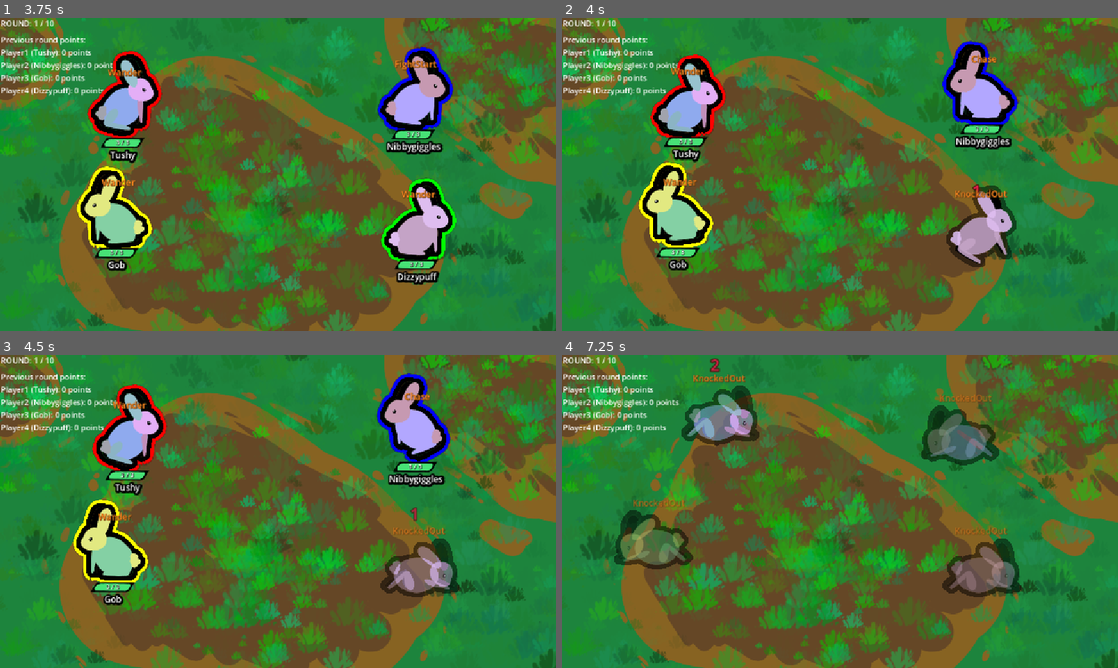
Above: before the commit, frames 1-4 (two rows, left to right).
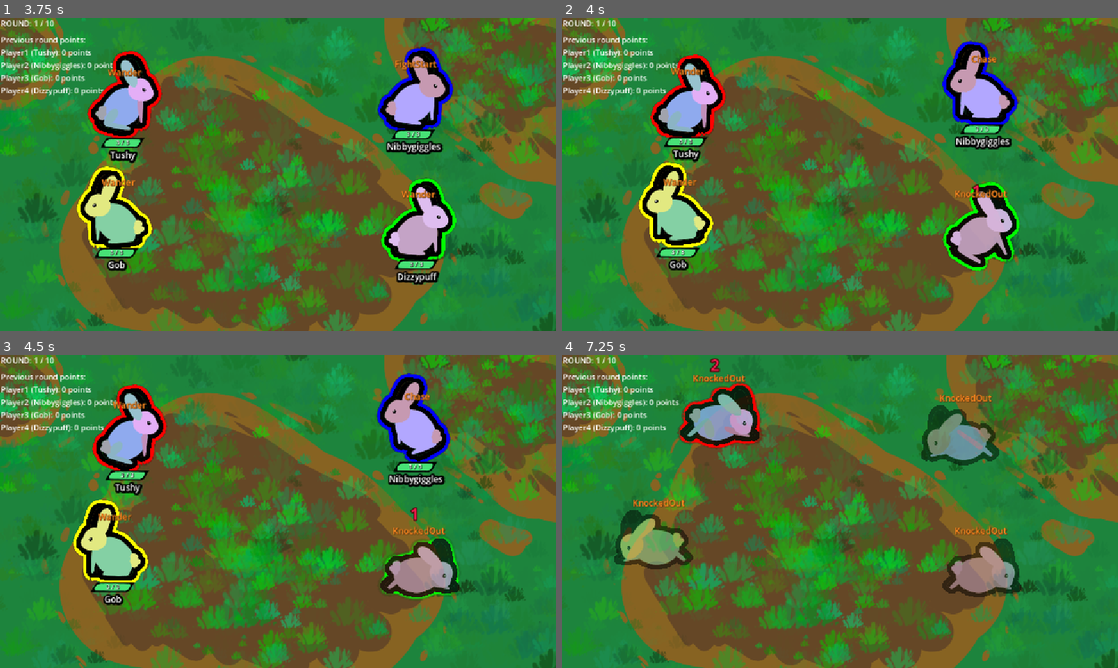
Above: after the commit, the same moments.

Repository: Galitie/tm2
Game: Godot game, scene res://test_scene.tscn
Two runs of this game, one before a commit and one after it. Both use one fixed random seed, a clock stepped at 60 frames per second and the inputs below. Sound files missing from this copy of the repository are replaced by a short silence.
Inputs (mouse positions are in pixels of both pictures, inside the frame that each line leads up to):
- Up to frame 1 (3.75 s): click (72, 68) at 0.52 s; click (72, 68) at 1.27 s; click (72, 68) at 2.02 s; tap Enter (ui_accept) at 2.75, 3.02 s; move the mouse to (400, 158) at 2.77 s; click (400, 158) at 2.92 s; move the mouse to (166, 190) at 3.52 s; click (166, 190) at 3.67 s
- Up to frame 2 (4 s): tap Enter (ui_accept) at 3.77 s
- Up to frame 3 (4.5 s): move the mouse to (333, 442) at 4.27 s; click (333, 442) at 4.42 s
- Up to frame 4 (7.25 s): move the mouse to (812, 574) at 5.02 s; click (812, 574) at 5.17 s; tap Enter (ui_accept) at 5.27, 6.02, 6.77 s; move the mouse to (1006, 558) at 5.77 s; click (1006, 558) at 5.92 s; move the mouse to (673, 464) at 6.52 s; click (673, 464) at 6.67 s

Frame 1 is identical in both runs. In frame 2, 1.2% of the frame differs, in the area x 68-83%, y 52-81%; in frame 3, 1.5%; in frame 4, 5.2%, in the area x 9-83%, y 1-78%.

Commit message:
Alpha fading on outline shader output

Diff:
--- a/StateMachine/knocked_out.gd
+++ b/StateMachine/knocked_out.gd
@@ -46,9 +46,8 @@
 	if !Globals.is_sudden_death_mode:
 		monster.animation_player.play("faint")
 
-		get_tree().create_tween().tween_property(monster, "modulate", Color(monster.modulate, 0.5), 1.0)
-		monster.root.material.set_shader_parameter("outer_color", Color(0.0, 0.0, 0.0, 0.0))
-		monster.root.material.set_shader_parameter("line_color", Color(0.0, 0.0, 0.0, 0.5))
+		get_tree().create_tween().tween_method(func(value): monster.root.material.set_shader_parameter("alpha", value), 1.0, 0.5, 1.0)
+		get_tree().create_tween().tween_method(func(value): monster.root.material.set_shader_parameter("outer_color", value), monster.player_color, Color(0.0, 0.0, 0.0, 0.0), 1.0)
 	else:
 		monster.root.modulate = Color("ff0e1b")
 
--- a/StateMachine/upgrade.gd
+++ b/StateMachine/upgrade.gd
@@ -20,9 +20,8 @@
 	if monster.current_hp <= 0:
 		monster.animation_player.play("get_up")
 
-		get_tree().create_tween().tween_property(monster, "modulate", Color(monster.modulate, 1.0), 0.25)
-		monster.root.material.set_shader_parameter("outer_color", monster.player_color)
-		monster.root.material.set_shader_parameter("line_color", Color(0.0, 0.0, 0.0, 1.0))
+		get_tree().create_tween().tween_method(func(value): monster.root.material.set_shader_parameter("alpha", value), 0.5, 1.0, 0.25)
+		get_tree().create_tween().tween_method(func(value): monster.root.material.set_shader_parameter("outer_color", value), Color(0.0, 0.0, 0.0, 0.0), monster.player_color, 0.25)
 	else:
 		got_up = true
 		# Should be "run", but it's debatable if I should make run animations
--- a/bomb.tscn
+++ b/bomb.tscn
@@ -11,6 +11,7 @@
 
 [sub_resource type="ShaderMaterial" id="ShaderMaterial_bwkwj"]
 shader = ExtResource("2_6w74q")
+shader_parameter/alpha = 1.0
 shader_parameter/positions = PackedVector2Array(0, 0, 0, 0, 0, 0, 0, 0, 0, 0, 0, 0, 0, 0, 0, 0, 0, 0, 0, 0)
 shader_parameter/colors = PackedVector4Array(0, 0, 0, 0, 0, 0, 0, 0, 0, 0, 0, 0, 0, 0, 0, 0, 0, 0, 0, 0, 0, 0, 0, 0, 0, 0, 0, 0, 0, 0, 0, 0, 0, 0, 0, 0, 0, 0, 0, 0)
 shader_parameter/line_thickness = 2.5
--- a/bunny.tscn
+++ b/bunny.tscn
@@ -17,6 +17,7 @@
 
 [sub_resource type="ShaderMaterial" id="ShaderMaterial_qx6ai"]
 shader = ExtResource("1_g7ptr")
+shader_parameter/alpha = 1.0
 shader_parameter/positions = PackedVector2Array(0, 0, 0, 0, 0, 0, 0, 0, 0, 0, 0, 0, 0, 0, 0, 0, 0, 0, 0, 0)
 shader_parameter/colors = PackedVector4Array(0, 0, 0, 0, 0, 0, 0, 0, 0, 0, 0, 0, 0, 0, 0, 0, 0, 0, 0, 0, 0, 0, 0, 0, 0, 0, 0, 0, 0, 0, 0, 0, 0, 0, 0, 0, 0, 0, 0, 0)
 shader_parameter/line_thickness = 3.0
--- a/monster.gd
+++ b/monster.gd
@@ -85,8 +85,6 @@
 		s.x = -abs(s.x)
 		facing = "left"
 	root.scale = s
-	var line_thickness: float = 4.0 * Globals.game.camera.zoom.x
-	root.material.set_shader_parameter("line_thickness", line_thickness)
 
 
 func apply_hp(amount):
--- a/monster.tscn
+++ b/monster.tscn
@@ -27,9 +27,10 @@
 [sub_resource type="ShaderMaterial" id="ShaderMaterial_lqt3o"]
 resource_local_to_scene = true
 shader = ExtResource("2_5105l")
+shader_parameter/alpha = 1.0
 shader_parameter/positions = PackedVector2Array(0, 0, 0, 0, 0, 0, 0, 0, 0, 0, 0, 0, 0, 0, 0, 0, 0, 0, 0, 0)
 shader_parameter/colors = PackedVector4Array(0, 0, 0, 0, 0, 0, 0, 0, 0, 0, 0, 0, 0, 0, 0, 0, 0, 0, 0, 0, 0, 0, 0, 0, 0, 0, 0, 0, 0, 0, 0, 0, 0, 0, 0, 0, 0, 0, 0, 0)
-shader_parameter/line_thickness = 3.0
+shader_parameter/line_thickness = 4.0
 shader_parameter/line_color = Color(0, 0, 0, 1)
 shader_parameter/outer_color = Color(0, 0, 0, 0)
 
--- a/outline.gdshader
+++ b/outline.gdshader
@@ -7,6 +7,8 @@
 	vec2(-0.71, -0.71), vec2(-1, 0), vec2(-0.71, 0.71), vec2(0, -1), vec2(0, 1),
 	vec2(0.71, -0.71), vec2(1, 0), vec2(0.71, 0.71)
 };
+
+uniform float alpha = 1.0;
 
 uniform vec2 positions[10];
 uniform vec4 colors[10];
@@ -65,9 +67,11 @@
 
 	if (outline > 0.0) {
 		COLOR = mix(color, line_color, outline - color.a);
+		COLOR.a *= alpha;
 	}
 	else if (outer_outline > 0.0) {
 		COLOR = mix(color, outer_color, outer_outline - color.a);
+		COLOR.a *= alpha;
 	}
 	else {
 		COLOR = vec4(0.0);
--- a/poop.tscn
+++ b/poop.tscn
@@ -10,6 +10,7 @@
 [sub_resource type="ShaderMaterial" id="ShaderMaterial_a7brd"]
 resource_local_to_scene = true
 shader = ExtResource("1_a7brd")
+shader_parameter/alpha = 1.0
 shader_parameter/positions = PackedVector2Array(0, 0, 0, 0, 0, 0, 0, 0, 0, 0, 0, 0, 0, 0, 0, 0, 0, 0, 0, 0)
 shader_parameter/colors = PackedVector4Array(0, 0, 0, 0, 0, 0, 0, 0, 0, 0, 0, 0, 0, 0, 0, 0, 0, 0, 0, 0, 0, 0, 0, 0, 0, 0, 0, 0, 0, 0, 0, 0, 0, 0, 0, 0, 0, 0, 0, 0)
 shader_parameter/line_thickness = 2.5
